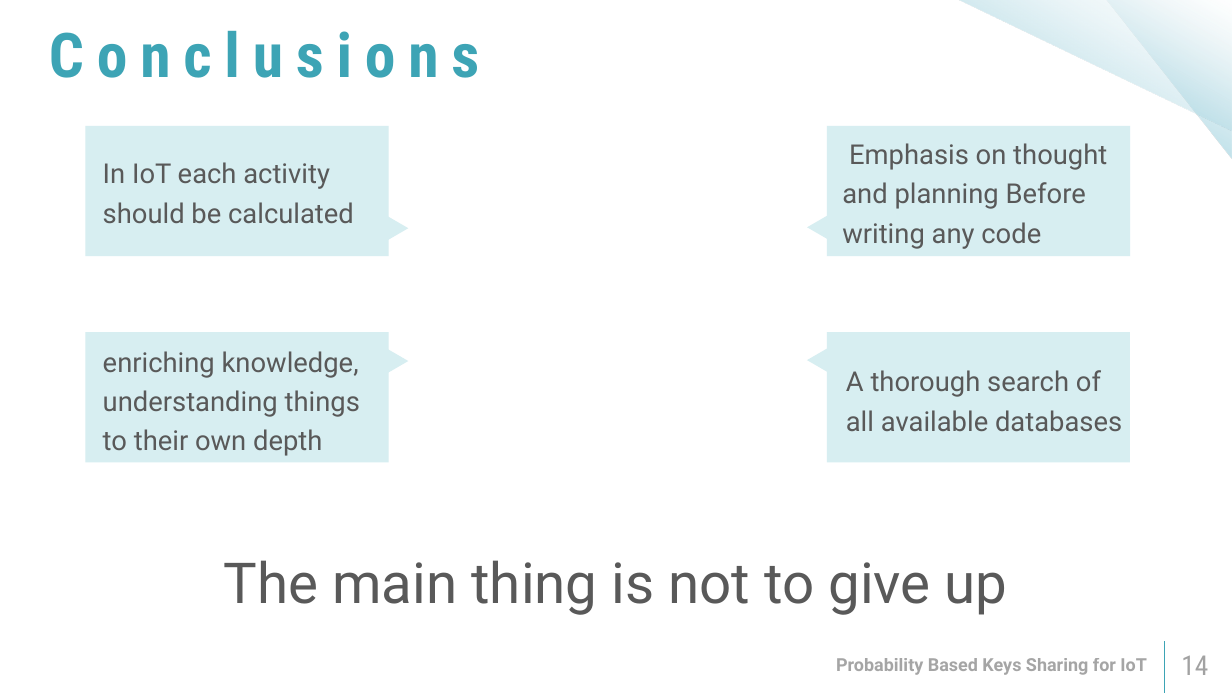
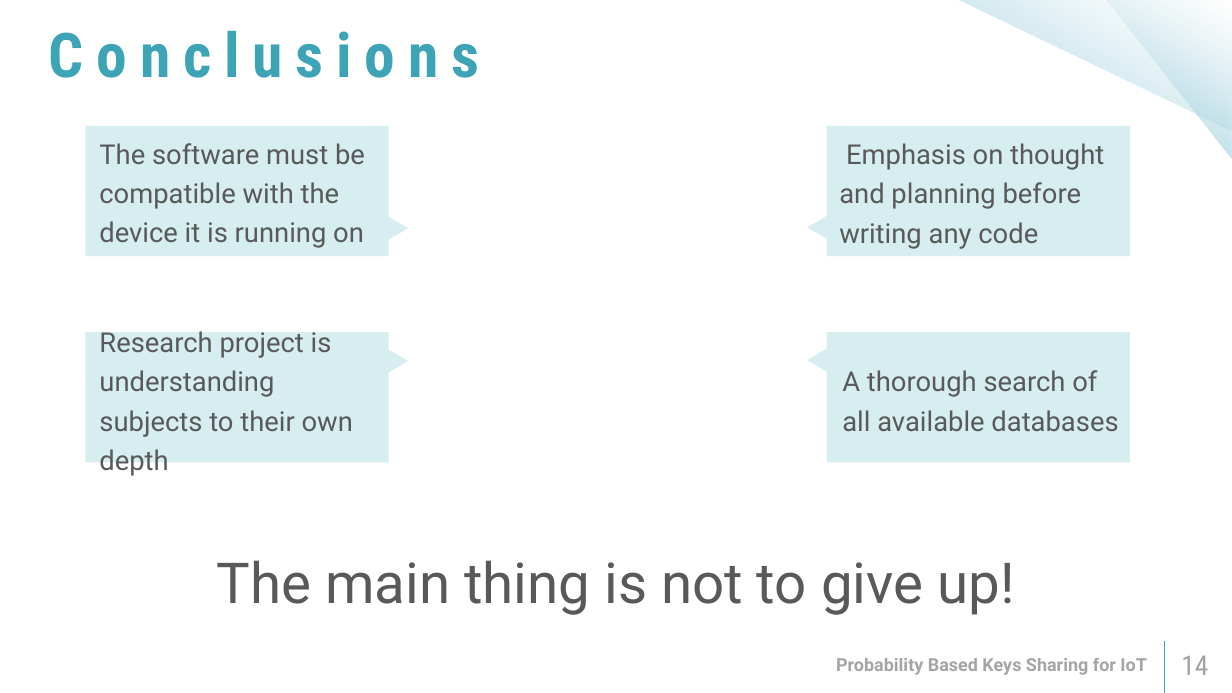
Before and after one commit to reutnagar/distributed-RSA-for-IoT, a slide deck: slide 14 of Docs/Submission/מצגת פרויקט גמר.pptx. Drawn at 1232x693 pixels with LibreOffice and Linux fonts; fonts in the diff are those of the drawing; background and template pictures are left out. Boxes give left, top, right and bottom in pixels: in the first picture for what was removed or moved away, otherwise in the second. Text is boxed around its words. In the diff, an @@ line names an element or a change of style, - is before the commit and + after.

```diff
--- a/Docs/Submission/מצגת פרויקט גמר.pptx
+++ b/Docs/Submission/מצגת פרויקט גמר.pptx
@@ text at [99,143,365,248]: text changed @@
-In IoT each activity should be calculated
+The software must be compatible with the device it is running on
@@ text at [839,143,1104,249]: text changed @@
-Emphasis on thought and planning Before writing any code
+Emphasis on thought and planning before writing any code
@@ text at [99,331,353,476]: text changed @@
-enriching knowledge, understanding things to their own depth
+Research project is understanding subjects to their own depth
@@ text "A thorough search of all ...": place and size @@
-text "A thorough search of all ..." at [846,370,1122,431]
+text "A thorough search of all ..." at [842,370,1118,431]
@@ text at [217,560,1014,615]: text changed @@
-The main thing is not to give up
+The main thing is not to give up!
```
Also in this commit, not shown: 14 other slides changed, 1 slide added, 115 slides removed, 6 other files.
